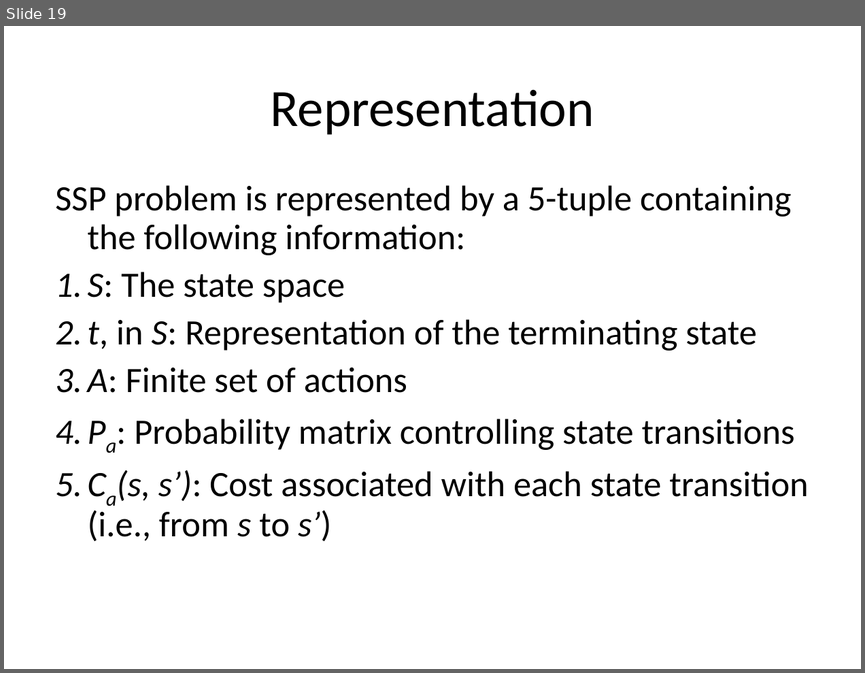
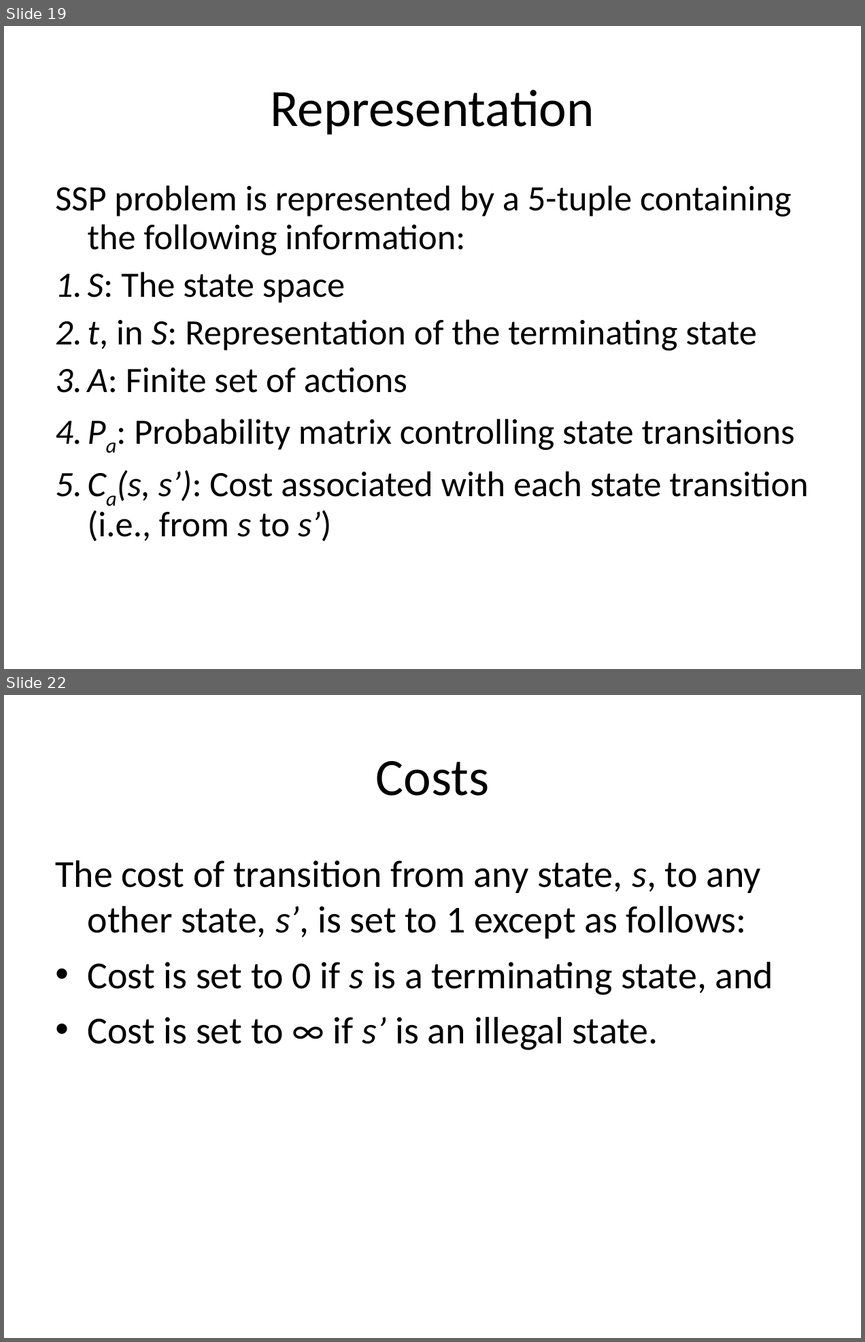
Before and after one commit to mazzas/School, a slide deck: SE4960/Journal Club/Minimum Latency Data Diffusion in Intermittently Connected Mobile.ppt. Shown one above the other, each under a label of ours: slide 19 before the commit, slides 19 and 22 after it; the slides between them are not shown. The pictures are 865x673 and 865x1342 pixels, drawn with LibreOffice and Linux fonts; fonts in the diff are those of the drawing. Boxes give left, top, right and bottom in pixels: in the first picture for what was removed or moved away, otherwise in the second. Text is boxed around its words. In the diff, an @@ line names an element or a change of style, - is before the commit and + after.

```diff
--- a/SE4960/Journal Club/Minimum Latency Data Diffusion in Intermittently Connected Mobile.ppt
+++ b/SE4960/Journal Club/Minimum Latency Data Diffusion in Intermittently Connected Mobile.ppt
@@ slide 22 added at (4, 695, 861, 1338), background #FFFFFF @@
@@ title added at (376, 761, 490, 796), 44 pt, text #000000 @@
+Costs
@@ text added at (55, 860, 774, 1050), 32 pt, text #000000 @@
+The cost of transition from any state, s, to any other state, s’, is set to 1 except as follows:
+• Cost is set to 0 if s is a terminating state, and
+• Cost is set to ∞ if s’ is an illegal state.
```
Also in this commit, not shown: 7 other slides added, 5 slides removed.
